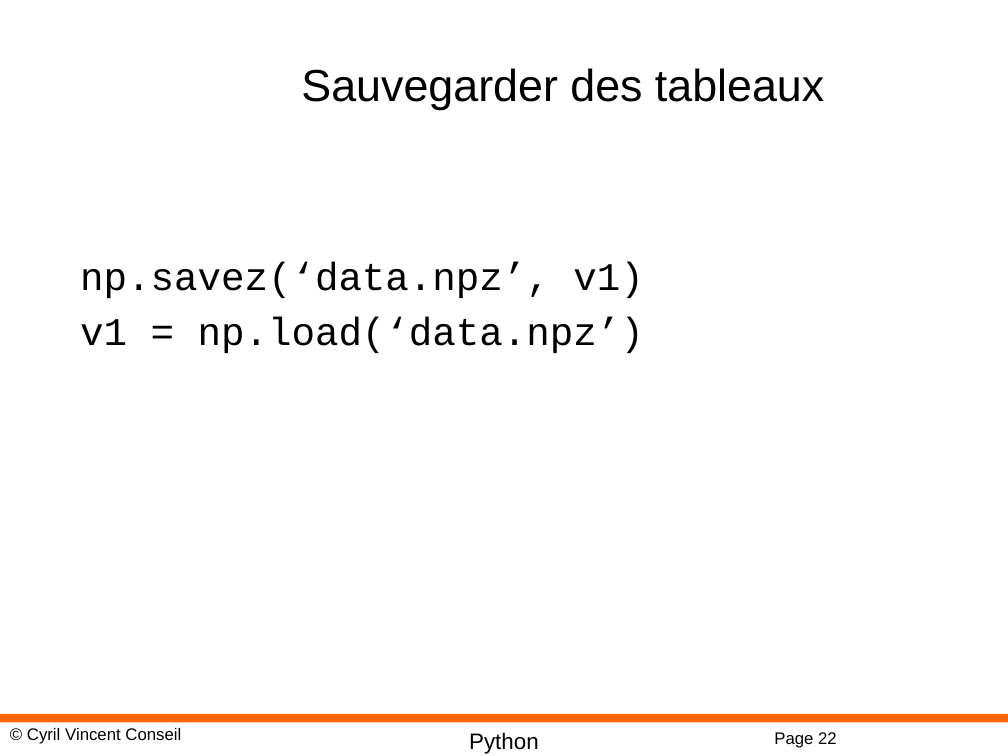
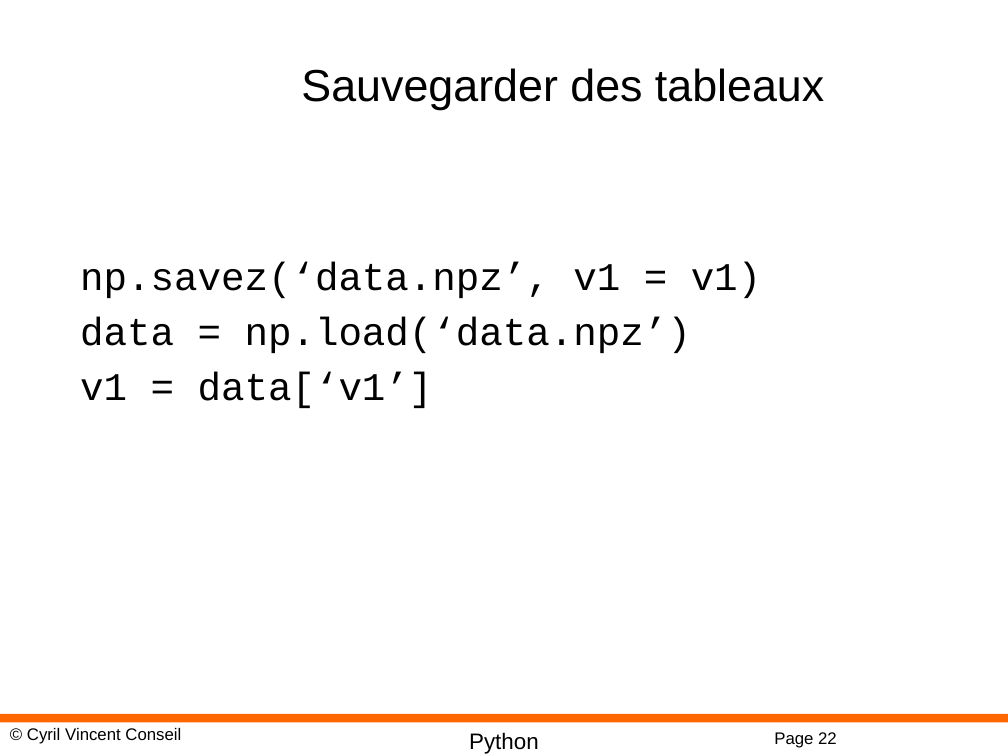
Before and after one commit to cyrilvincent/math, a slide deck: slide 22 of ppt/PythonMath06-Numpy.pptx. Drawn at 1008x756 pixels with LibreOffice and Linux fonts; fonts in the diff are those of the drawing; background and template pictures are left out. Boxes give left, top, right and bottom in pixels: in the first picture for what was removed or moved away, otherwise in the second. Text is boxed around its words. In the diff, an @@ line names an element or a change of style, - is before the commit and + after.

```diff
--- a/ppt/PythonMath06-Numpy.pptx
+++ b/ppt/PythonMath06-Numpy.pptx
@@ text at [80,262,761,408]: text changed @@
-np.savez(‘data.npz’, v1)
-v1 = np.load(‘data.npz’)
+np.savez(‘data.npz’, v1 = v1)
+data = np.load(‘data.npz’)
+v1 = data[‘v1’]
```
Also in this commit, not shown: 2 other files.
